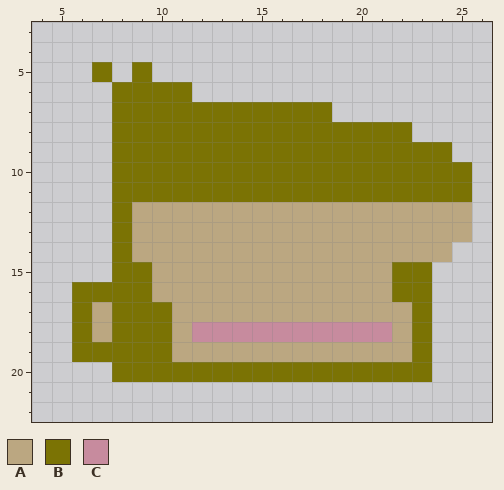
Pixel-art sprite -- packages/nouns-img-permutator/assets/layer-3/head-ape.png. Above: the version before the commit.
The file is 32x32 pixels. Shown: x 4..26, y 3..22.
Palette (. is transparent): A #bba781  B #7b7304  C #c78b9e
Pixels before, first column x 6:
 5 .B.B................
 6 ..BBBB..............
 7 ..BBBBBBBBBBB.......
 8 ..BBBBBBBBBBBBBBB...
 9 ..BBBBBBBBBBBBBBBBB.
10 ..BBBBBBBBBBBBBBBBBB
11 ..BBBBBBBBBBBBBBBBBB
12 ..BAAAAAAAAAAAAAAAAA
13 ..BAAAAAAAAAAAAAAAAA
14 ..BAAAAAAAAAAAAAAAA.
15 ..BBAAAAAAAAAAAABB..
16 BBBBAAAAAAAAAAAABB..
17 BABBBAAAAAAAAAAAAB..
18 BABBBACCCCCCCCCCAB..
19 BBBBBAAAAAAAAAAAAB..
20 ..BBBBBBBBBBBBBBBB..
Now the later version:
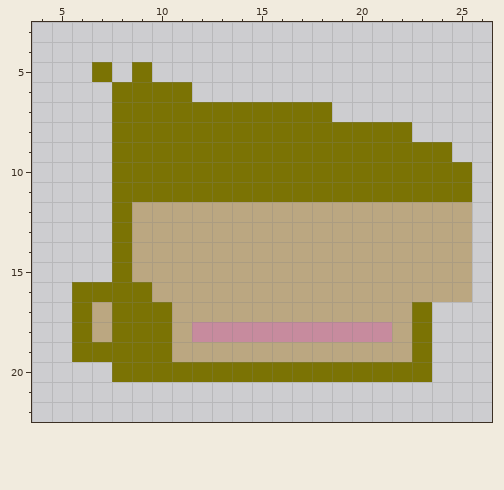
The edit:
The author put colour A in row 14 at x 25; in rows 15 to 16 at x 24 to 25.
Colour B becomes colour A in row 15 at x 9 and 22 to 23; in row 16 at x 22 to 23.
Changed places in both pictures, as pixel boxes (x1, y1, x2, y2):
changed: (392, 242, 472, 302)
changed: (132, 262, 152, 282)
